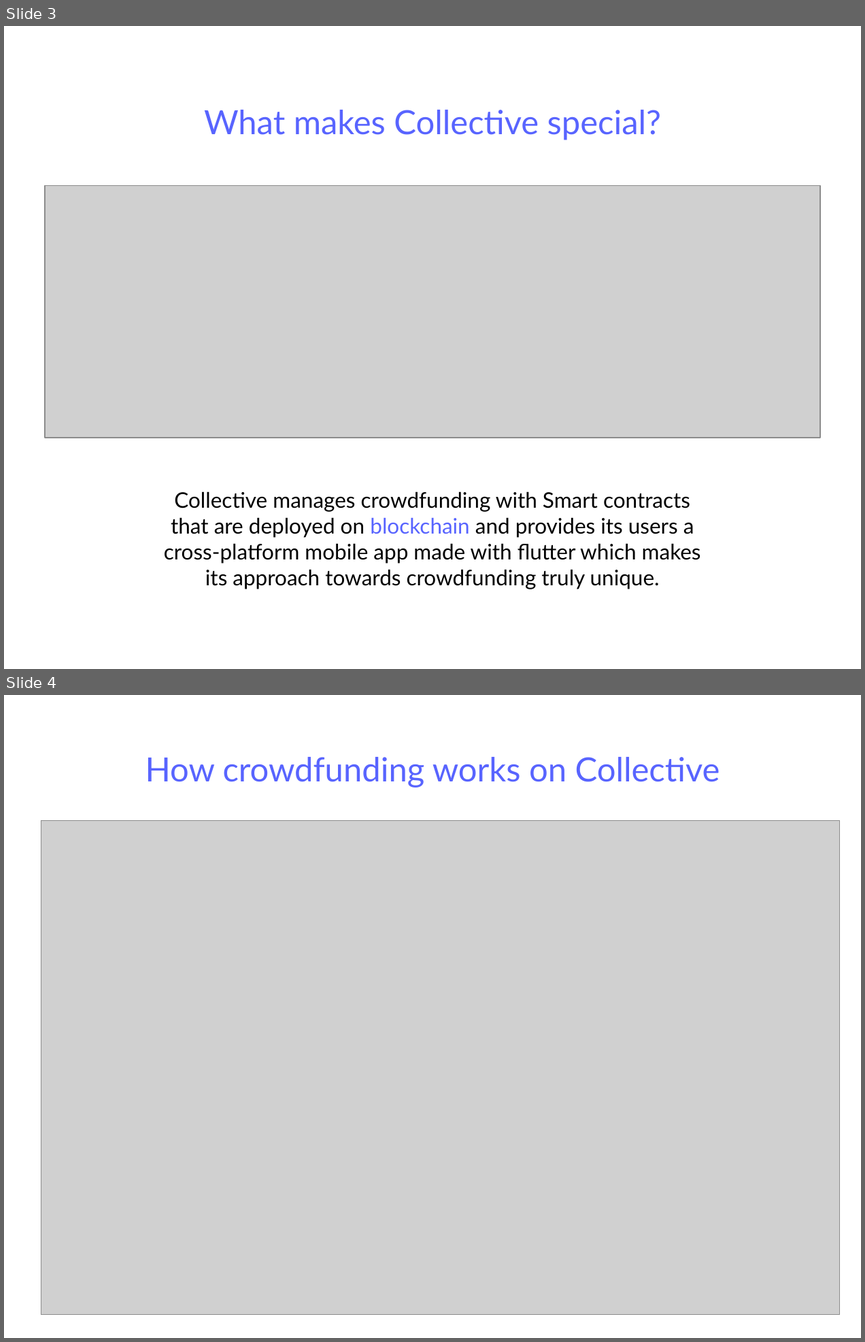
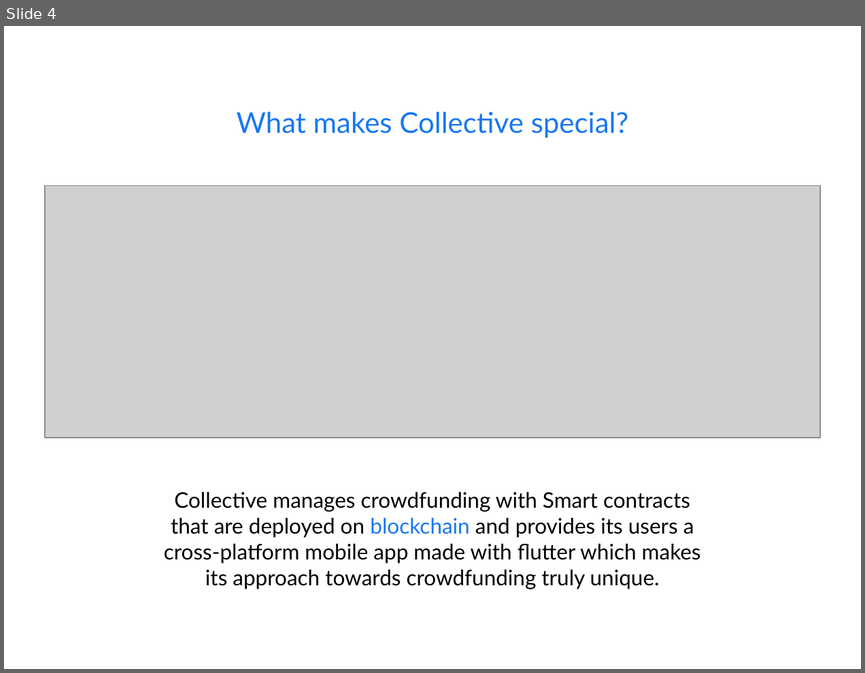
Before and after one commit to sagarparker/Collective, a slide deck: assets/CollectivePitchDeck.ppt. Shown one above the other, each under a label of ours: slides 3 and 4 before the commit, slide 4 after it. The pictures are 865x1342 and 865x673 pixels, drawn with LibreOffice and Linux fonts; fonts in the diff are those of the drawing; grey boxes stand for pictures. Boxes give left, top, right and bottom in pixels: in the first picture for what was removed or moved away, otherwise in the second. Text is boxed around its words. In the diff, an @@ line names an element or a change of style, - is before the commit and + after.

```diff
--- a/assets/CollectivePitchDeck.ppt
+++ b/assets/CollectivePitchDeck.ppt
@@ slide 4 removed at (4,695,861,1338), background #FFFFFF @@
@@ title removed at (145,757,720,787) @@
-How crowdfunding works on Collective
@@ picture removed at (41,821,839,1314) @@
@@ what was slide 3 is now slide 4 @@
@@ slide 4 changed as well @@
@@ title "What makes Collective special?" at (237,112,629,138): size 28 to 24 pt, text colour #5864FF to #1877F2 @@
@@ text "Collective manages crowdfunding with Smart ..." at (164,491,701,589): text colour #5864FF to #1877F2 in "blockchain" @@
```
Also in this commit, not shown: 3 other slides changed, 3 slides added, 2 other slides removed, 2 other files.
